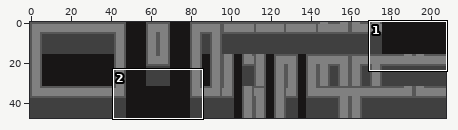
Two states of a sprite sheet, sdl2-chlorine/test.png. The picture above shows the old version from afar; the outline marks the close-up.
Close-up. Before the edit:
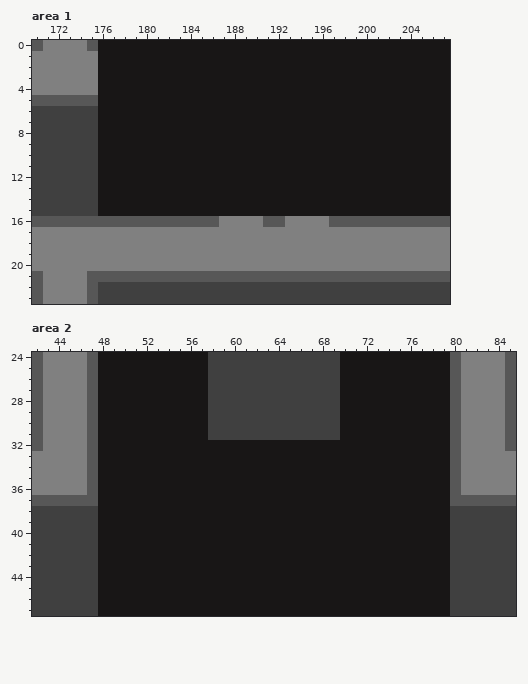
The file is 416x96 pixels, drawn in blocks of 2x2; one block is one cell here. Shown: area 1: x 170..207, y 0..23; area 2: x 42..85, y 24..47.
The same view after the edit:
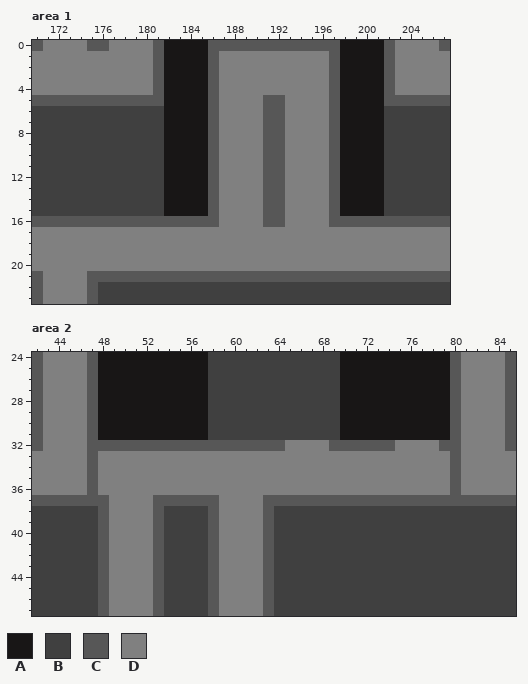
Palette (. is transparent): A #181616  B #404040  C #575757  D #808080
What changed:
Area 1:
Colour A becomes colour B in rows 6 to 15 at x 176 to 181 and 202 to 207.
Colour A becomes colour C in row 0 at x 176, 181, 186 to 197, 202 and 207; in rows 1 to 4 at x 181, 186, 197 and 202; in row 5 at x 176 to 181, 186, 191 to 192, 197 and 202 to 207; in rows 6 to 15 at x 186, 191 to 192 and 197.
Colour A becomes colour D in row 0 at x 177 to 180 and 203 to 206; in rows 1 to 4 at x 176 to 180, 187 to 196 and 203 to 207; in rows 5 to 15 at x 187 to 190 and 193 to 196.
Area 2:
Colour A becomes colour B in rows 38 to 47 at x 54 to 57 and 64 to 79.
Colour A becomes colour C in row 32 at x 48 to 64, 69 to 74 and 79; in row 37 at x 48, 53 to 58 and 63 to 79; in rows 38 to 47 at x 48, 53, 58 and 63.
Colour A becomes colour D in row 32 at x 65 to 68 and 75 to 78; in rows 33 to 36 at x 48 to 79; in rows 37 to 47 at x 49 to 52 and 59 to 62.
Changed places in both close-ups, as pixel boxes (x1, y1, x2, y2):
changed: (98, 40, 164, 216)
changed: (208, 40, 450, 216)
changed: (98, 440, 450, 616)
